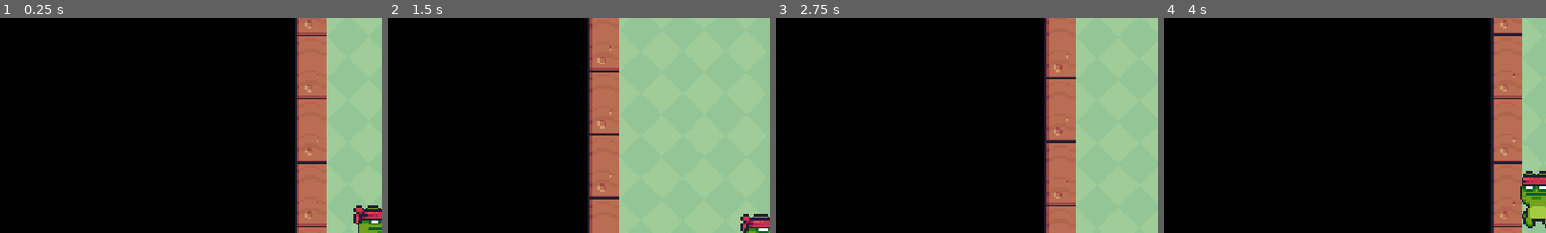
Above: before the commit, frames 1-4 (left to right).
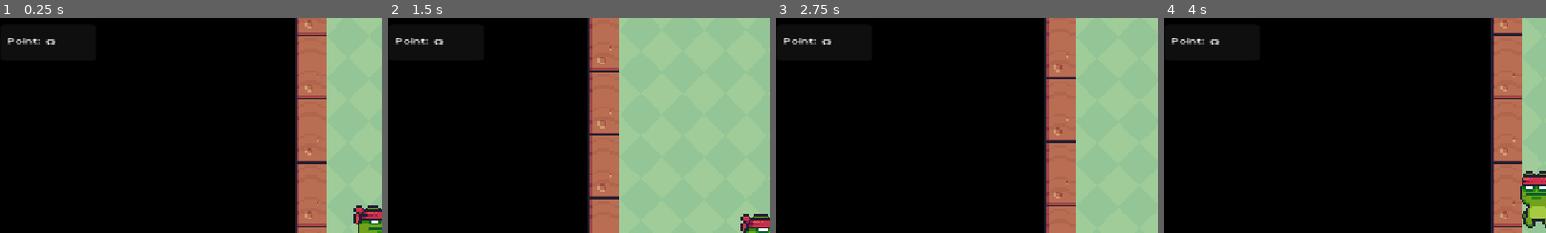
Above: after the commit, the same moments.

Repository: yeasin2002/frog-jumper
Game: Godot game, scene res://node.tscn
Two runs of this game, one before a commit and one after it. Both use one fixed random seed, a clock stepped at 60 frames per second and the inputs below.
Inputs:
- Up to frame 1 (0.25 s): no input
- Up to frame 2 (1.5 s): tap Enter (ui_accept) at 0.5, 0.77 s; hold Right (ui_right) from 0.53 s (still down)
- Up to frame 3 (2.75 s): tap Enter (ui_accept) at 1.52 s; release Right (ui_right) at 2.03 s; hold Left (ui_left) from 2.03 s (still down)
- Up to frame 4 (4 s): keep holding Left (ui_left); tap Enter (ui_accept) at 3.02, 3.77 s
The pictures show only the part of the screen within x 1-51%, y 0-50%; the shares and areas given below are measured in that part.

The runs differ from the first frame. In frame 1, 0.3% of the frame differs, in the area x 2-15%, y 9-13%; in frame 2, 0.3%; in frame 3, 0.3%; in frame 4, 0.3%.

Commit message:
feat: updated Game UI, added point view and showing collected point in UI

Diff:
--- a/game_manager.gd
+++ b/game_manager.gd
@@ -1,7 +1,10 @@
 extends Node
+@onready var show_point: Label = %showPoint
+
 
 var point  = 0
 
 func incrementPoint():
 	point+=1
 	print(point)
+	show_point.text = str(point)
--- a/node.tscn
+++ b/node.tscn
@@ -1,10 +1,11 @@
-[gd_scene load_steps=8 format=3 uid="uid://d1tr6egfnox5i"]
+[gd_scene load_steps=10 format=3 uid="uid://d1tr6egfnox5i"]
 
 [ext_resource type="Texture2D" uid="uid://bfl6jyexcm0o8" path="res://assets/Green.png" id="1_112p8"]
 [ext_resource type="Texture2D" uid="uid://1601dukrfchm" path="res://assets/Terrain (16x16).png" id="2_e2u21"]
 [ext_resource type="PackedScene" uid="uid://bq0ild37hjvo8" path="res://scense/main-character.tscn" id="3_bss38"]
 [ext_resource type="PackedScene" uid="uid://v2sgwb5rgu48" path="res://scense/collectable_cherries.tscn" id="4_e2u21"]
 [ext_resource type="Script" uid="uid://byynqoj4x5beg" path="res://game_manager.gd" id="5_bss38"]
+[ext_resource type="Texture2D" uid="uid://x7w5rbuqx2m1" path="res://assets/Pixel Adventure 1/Items/Checkpoints/End/End (Idle).png" id="6_tda05"]
 
 [sub_resource type="TileSetAtlasSource" id="TileSetAtlasSource_tda05"]
 texture = ExtResource("2_e2u21")
@@ -201,46 +202,170 @@
 physics_layer_0/collision_layer = 1
 sources/0 = SubResource("TileSetAtlasSource_tda05")
 
+[sub_resource type="RectangleShape2D" id="RectangleShape2D_qn3nj"]
+size = Vector2(49, 49)
+
 [node name="Node" type="Node"]
 
-[node name="TextureRect" type="TextureRect" parent="."]
+[node name="GameManager" type="Node" parent="."]
+unique_name_in_owner = true
+script = ExtResource("5_bss38")
+
+[node name="sceneObject" type="Node" parent="."]
+
+[node name="TextureRect" type="TextureRect" parent="sceneObject"]
 texture_filter = 1
 offset_right = 3856.0
 offset_bottom = 624.0
 scale = Vector2(0.996227, 0.999694)
 texture = ExtResource("1_112p8")
 stretch_mode = 1
-
-[node name="TileMap" type="TileMap" parent="."]
+metadata/_edit_use_anchors_ = true
+
+[node name="TileMap" type="TileMap" parent="sceneObject"]
 texture_filter = 1
 scale = Vector2(3, 3)
 tile_set = SubResource("TileSet_qn3nj")
 format = 2
-layer_0/tile_data = PackedInt32Array(851968, 458752, 0, 8519 …(7620 unchanged characters)…  0, 262220, 393216, 0, 262221, 458752, 0)
-
-[node name="CharacterBody2D" parent="." instance=ExtResource("3_bss38")]
+layer_0/tile_data = PackedInt32Array(851968, 458752, 0, 8519 …(7620 unchanged characters)…  0, 262220, 393216, 0, 262221, 458752, 0, 786507, 458752, 1)
+
+[node name="CharacterBody2D" parent="sceneObject" instance=ExtResource("3_bss38")]
 position = Vector2(-92, 251)
 
-[node name="Camera2D" type="Camera2D" parent="CharacterBody2D"]
+[node name="Camera2D" type="Camera2D" parent="sceneObject/CharacterBody2D"]
 position = Vector2(166, 239)
 position_smoothing_enabled = true
 position_smoothing_speed = 7.0
 
-[node name="collectableCherries" parent="." instance=ExtResource("4_e2u21")]
+[node name="finish" type="Area2D" parent="sceneObject"]
+position = Vector2(3698, 421)
+
+[node name="Sprite2D" type="Sprite2D" parent="sceneObject/finish"]
+texture_filter = 1
+position = Vector2(110, 165)
+scale = Vector2(1.08594, 1.14063)
+texture = ExtResource("6_tda05")
+
+[node name="CollisionShape2D" type="CollisionShape2D" parent="sceneObject/finish"]
+position = Vector2(110.5, 177.5)
+shape = SubResource("RectangleShape2D_qn3nj")
+
+[node name="charries" type="Node" parent="sceneObject"]
+
+[node name="collectableCherries" parent="sceneObject/charries" instance=ExtResource("4_e2u21")]
 position = Vector2(-22, -10)
 
-[node name="collectableCherries2" parent="." instance=ExtResource("4_e2u21")]
+[node name="collectableCherries2" parent="sceneObject/charries" instance=ExtResource("4_e2u21")]
 position = Vector2(367, 185)
 
-[node name="collectableCherries3" parent="." instance=ExtResource("4_e2u21")]
+[node name="collectableCherries3" parent="sceneObject/charries" instance=ExtResource("4_e2u21")]
 position = Vector2(-65, 279)
 
-[node name="collectableCherries4" parent="." instance=ExtResource("4_e2u21")]
+[node name="collectableCherries4" parent="sceneObject/charries" instance=ExtResource("4_e2u21")]
 position = Vector2(520, -5)
 
-[node name="collectableCherries5" parent="." instance=ExtResource("4_e2u21")]
+[node name="collectableCherries5" parent="sceneObject/charries" instance=ExtResource("4_e2u21")]
 position = Vector2(307, -95)
 
-[node name="GameManager" type="Node" parent="."]
+[node name="collectableCherries6" parent="sceneObject/charries" instance=ExtResource("4_e2u21")]
+position = Vector2(663, 132)
+
+[node name="collectableCherries7" parent="sceneObject/charries" instance=ExtResource("4_e2u21")]
+position = Vector2(907, -50)
+
+[node name="collectableCherries8" parent="sceneObject/charries" instance=ExtResource("4_e2u21")]
+position = Vector2(1068, -203)
+
+[node name="collectableCherries9" parent="sceneObject/charries" instance=ExtResource("4_e2u21")]
+position = Vector2(1351, 38)
+
+[node name="collectableCherries10" parent="sceneObject/charries" instance=ExtResource("4_e2u21")]
+position = Vector2(1164, 134)
+
+[node name="collectableCherries11" parent="sceneObject/charries" instance=ExtResource("4_e2u21")]
+position = Vector2(1579, -192)
+
+[node name="collectableCherries12" parent="sceneObject/charries" instance=ExtResource("4_e2u21")]
+position = Vector2(1841, 275)
+
+[node name="collectableCherries13" parent="sceneObject/charries" instance=ExtResource("4_e2u21")]
+position = Vector2(2116, 33)
+
+[node name="collectableCherries14" parent="sceneObject/charries" instance=ExtResource("4_e2u21")]
+position = Vector2(1843, -120)
+
+[node name="collectableCherries15" parent="sceneObject/charries" instance=ExtResource("4_e2u21")]
+position = Vector2(2100, -249)
+
+[node name="collectableCherries16" parent="sceneObject/charries" instance=ExtResource("4_e2u21")]
+position = Vector2(2344, 94)
+
+[node name="collectableCherries17" parent="sceneObject/charries" instance=ExtResource("4_e2u21")]
+position = Vector2(2559, -2)
+
+[node name="collectableCherries18" parent="sceneObject/charries" instance=ExtResource("4_e2u21")]
+position = Vector2(2598, 268)
+
+[node name="collectableCherries19" parent="sceneObject/charries" instance=ExtResource("4_e2u21")]
+position = Vector2(2734, -95)
+
+[node name="collectableCherries20" parent="sceneObject/charries" instance=ExtResource("4_e2u21")]
+position = Vector2(2468, -188)
+
+[node name="collectableCherries21" parent="sceneObject/charries" instance=ExtResource("4_e2u21")]
+position = Vector2(2853, 273)
+
+[node name="collectableCherries22" parent="sceneObject/charries" instance=ExtResource("4_e2u21")]
+position = Vector2(3037, 131)
+
+[node name="collectableCherries23" parent="sceneObject/charries" instance=ExtResource("4_e2u21")]
+position = Vector2(3012, 261)
+
+[node name="collectableCherries24" parent="sceneObject/charries" instance=ExtResource("4_e2u21")]
+position = Vector2(3241, 179)
+
+[node name="collectableCherries25" parent="sceneObject/charries" instance=ExtResource("4_e2u21")]
+position = Vector2(3161, -14)
+
+[node name="collectableCherries26" parent="sceneObject/charries" instance=ExtResource("4_e2u21")]
+position = Vector2(2991, -166)
+
+[node name="collectableCherries27" parent="sceneObject/charries" instance=ExtResource("4_e2u21")]
+position = Vector2(3274, -138)
+
+[node name="UI" type="CanvasLayer" parent="."]
+
+[node name="Panel" type="Panel" parent="UI"]
+offset_left = 1.0
+offset_top = 3.0
+offset_right = 41.0
+offset_bottom = 43.0
+scale = Vector2(3.63423, 1.35667)
+pivot_offset = Vector2(-3.02677, -16.9533)
+
+[node name="pointName" type="Label" parent="UI/Panel"]
+layout_mode = 1
+anchors_preset = 4
+anchor_top = 0.5
+anchor_bottom = 0.5
+offset_left = 2.75898
+offset_top = -8.24083
+offset_right = 47.759
+offset_bottom = 14.7592
+grow_vertical = 2
+scale = Vector2(0.308064, 0.548844)
+text = "Point:"
+
+[node name="showPoint" type="Label" parent="UI/Panel"]
 unique_name_in_owner = true
-script = ExtResource("5_bss38")
+layout_mode = 1
+anchors_preset = -1
+anchor_left = 0.481716
+anchor_top = 0.330834
+anchor_right = 0.731716
+anchor_bottom = 0.905834
+grow_horizontal = 0
+grow_vertical = 2
+scale = Vector2(0.454116, 0.55774)
+text = "0"
+metadata/_edit_use_anchors_ = true
